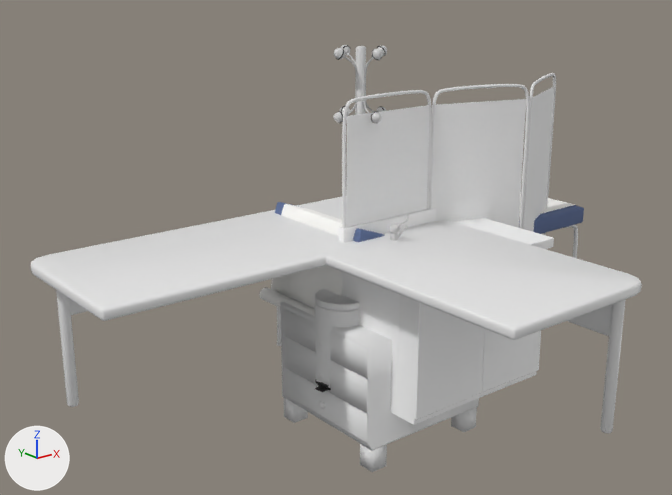
The FBX model ECOE sim/Assets/Art/Environment/Furniture_Large/Furniture_Large.fbx, before and after one commit.
Both versions are drawn from a 50 mm camera at (-2.97, -3.66, 2.24) aimed at (-0.06, -0.03, 0.78). Arrows for +X, +Y and +Z are at lower left; the lights stay in place. The picture after the commit comes second. The same objects are shown in both versions, whatever each file hides. Where no turn or scale is listed for an object, it has been applied to the vertices. Vertices at exactly the same position are counted once.

In view in the first picture: 'BinCircular', 'Cupboard', 'DesktopClinic', 'Drawer', 'PrivacyScreen', 'RackCoat', 'Sink', 'Stretcher '.
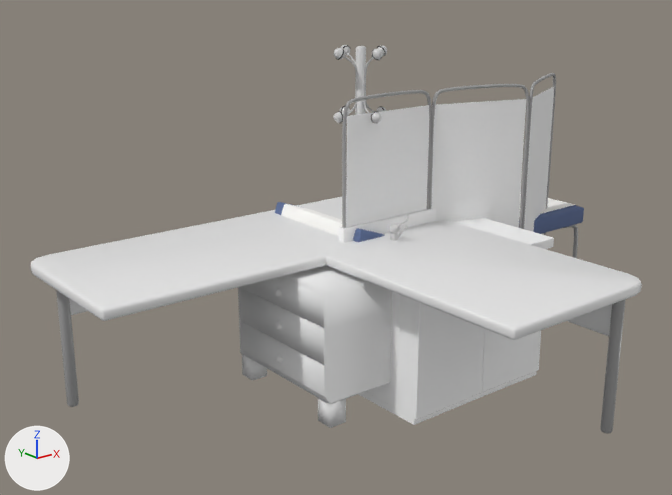
Where the change shows, as pixel boxes [x1, y1, x2, y2] in the pictures (672 x 495 px):
'Drawer', moved: before [280, 299, 479, 472]; after [238, 265, 392, 428]
'Cupboard', recoloured (white to grey): [391, 292, 399, 408] in both
'BinCircular', recoloured: [315, 289, 360, 392] in both

Diff of the bpy script that builds the scene:
```diff
--- a/ECOE sim/Assets/Art/Environment/Furniture_Large/Furniture_Large.fbx.py
+++ b/ECOE sim/Assets/Art/Environment/Furniture_Large/Furniture_Large.fbx.py
@@ mat_m_metal_brushed @@
 mat_m_metal_brushed = principled_material('M_Metal_Brushed')
-mat_m_metal_brushed.base_color = (0.8, 0.8, 0.8)  # white #e7e7e7
+mat_m_metal_brushed.base_color = (0.352, 0.352, 0.352)  # grey #a0a0a0
 mat_m_metal_brushed.roughness = 0.4
@@ me_cube_031 @@
 # used by ob_drawer; location = (0.0, 0.0, 0.0)
-me_cube_031.from_pydata(...)  # 183 vertices, 212 faces; spans x -0.154..0.677, y -0.405..0.398, z -0.349..0.371
+me_cube_031.from_pydata(...)  # 183 vertices, 212 faces; spans x -0.428..0.403, y -0.399..0.403, z 0.0..0.72
+# me_cube_031 part 1: the whole mesh is moved by (-0.274, 0.006, 0.349)
```
